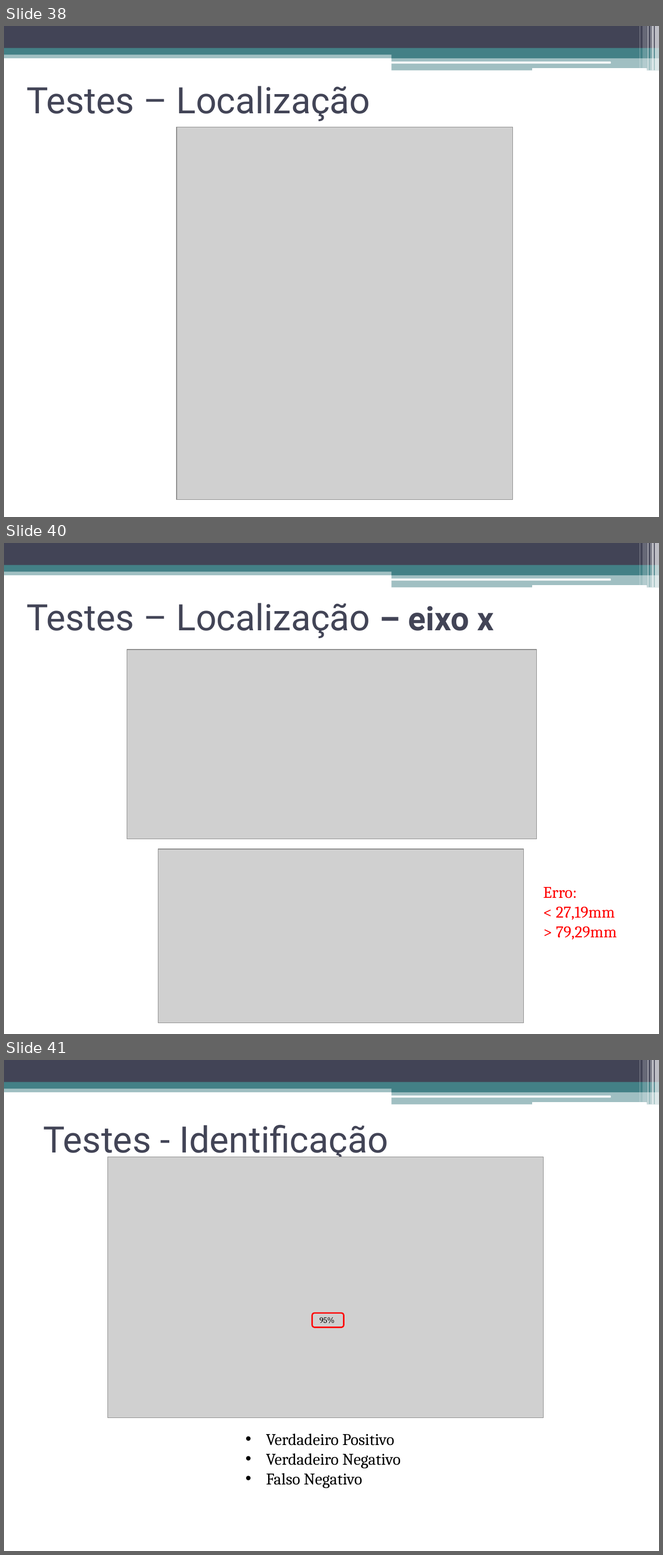
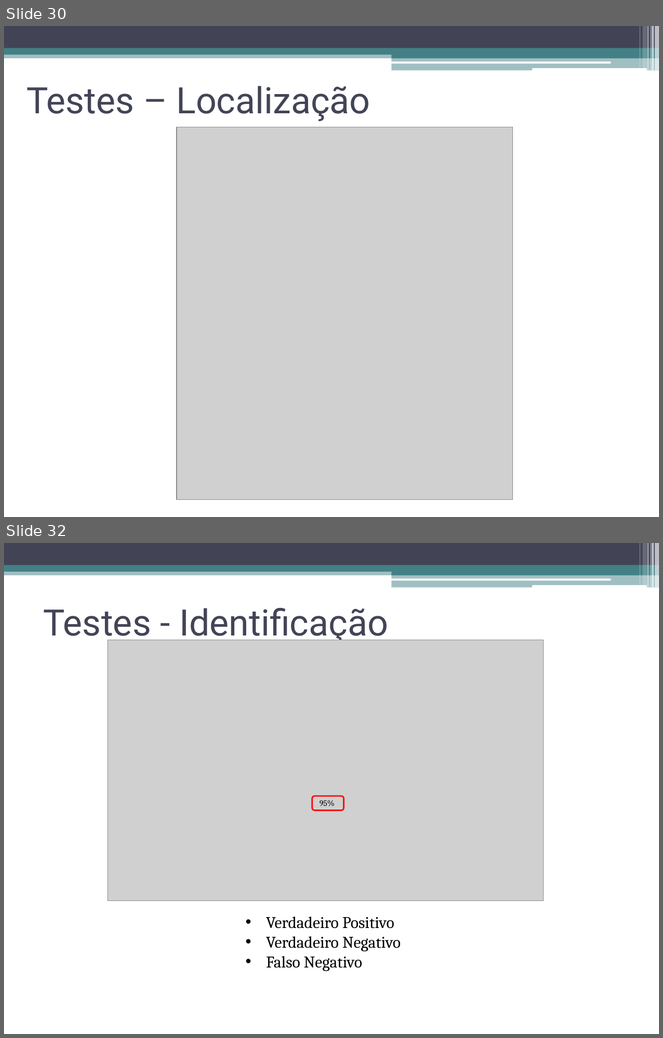
Before and after one commit to talesporto/Artigo-TRUE-SBCUP, a slide deck: apresentacao/ApresentacaoSBCUP.pptx. Shown one above the other, each under a label of ours: slides 38, 40 and 41 before the commit, slides 30 and 32 after it; the slides between them are not shown. The pictures are 663x1555 and 663x1038 pixels, drawn with LibreOffice and Linux fonts; fonts in the diff are those of the drawing; grey boxes stand for pictures. Boxes give left, top, right and bottom in pixels: in the first picture for what was removed or moved away, otherwise in the second. Text is boxed around its words. In the diff, an @@ line names an element or a change of style, - is before the commit and + after.

```diff
--- a/apresentacao/ApresentacaoSBCUP.pptx
+++ b/apresentacao/ApresentacaoSBCUP.pptx
@@ slide 40 removed at (x1=4, y1=543, x2=659, y2=1034), background #FFFFFF; not listed: 13 template elements that a slide beside it also shows @@
@@ text removed at (x1=26, y1=603, x2=494, y2=638) @@
-Testes – Localização – eixo x
@@ picture removed at (x1=127, y1=650, x2=538, y2=839) @@
@@ picture removed at (x1=158, y1=849, x2=523, y2=1022) @@
@@ text removed at (x1=543, y1=887, x2=617, y2=940) @@
-Erro:
-< 27,19mm
-> 79,29mm
@@ what was slide 38 is now slide 30 @@
@@ what was slide 41 is now slide 32 @@
```
Also in this commit, not shown: 15 slides changed, 9 other slides removed.
